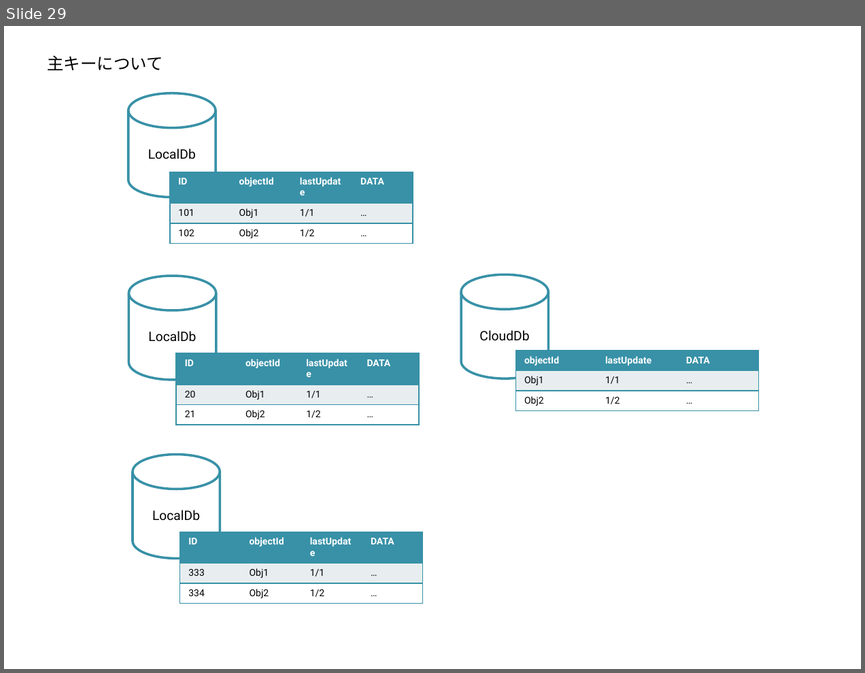
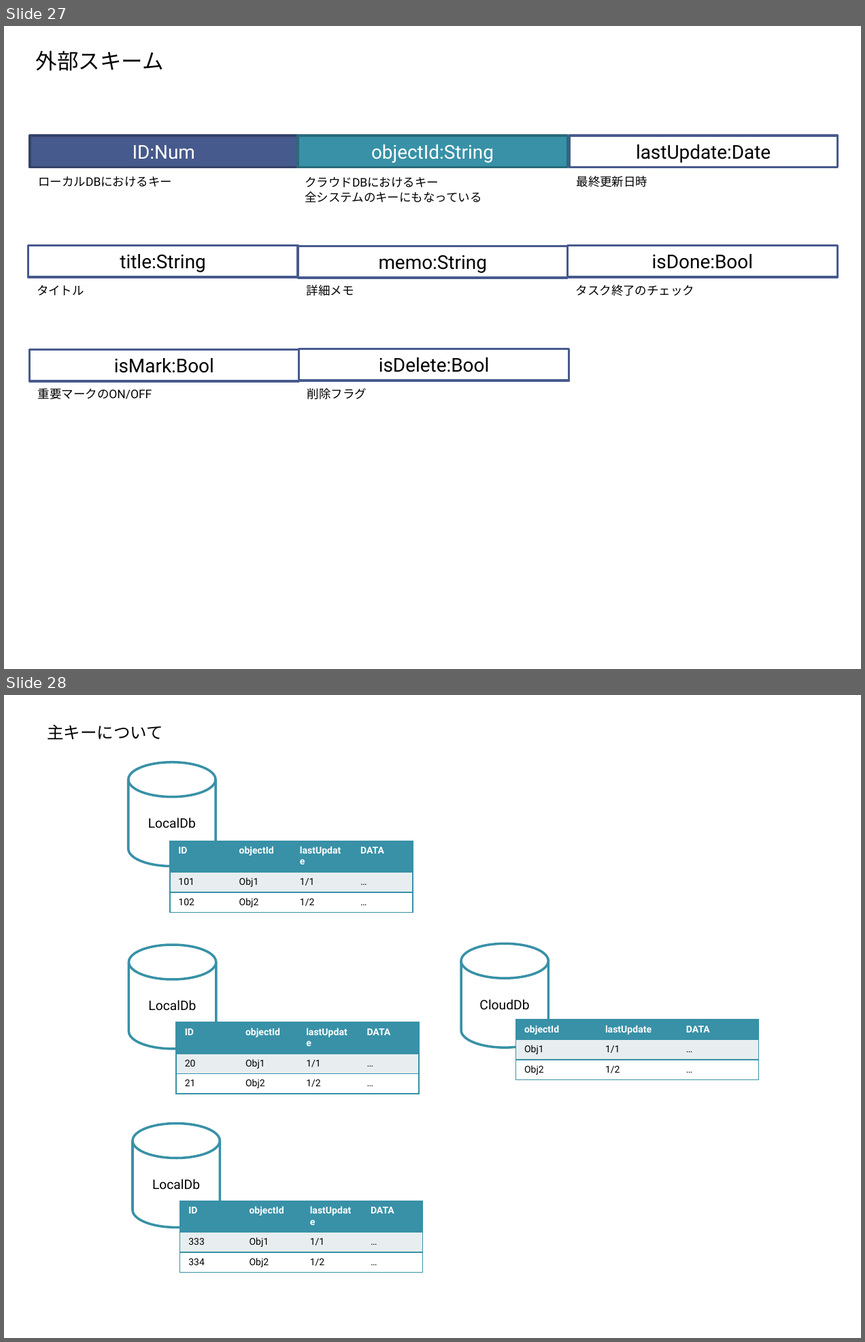
Before and after one commit to furuya02/ToDoApp, a slide deck: doc/ToDoApp.pptx. Shown one above the other, each under a label of ours: slide 29 before the commit, slides 27 and 28 after it. The pictures are 865x673 and 865x1342 pixels, drawn with LibreOffice and Linux fonts; fonts in the diff are those of the drawing. Boxes give left, top, right and bottom in pixels: in the first picture for what was removed or moved away, otherwise in the second. Text is boxed around its words. In the diff, an @@ line names an element or a change of style, - is before the commit and + after.

```diff
--- a/doc/ToDoApp.pptx
+++ b/doc/ToDoApp.pptx
@@ slide 27 added at box(4, 26, 861, 669), background #FFFFFF @@
@@ text added at box(36, 50, 164, 71), 18 pt, text #000000 @@
+外部スキーム
@@ rectangle added at box(30, 135, 297, 167), fill #475A8D, outline #354368 2 pt, 16 pt, text #FFFFFF @@
+ID:Num
@@ rectangle added at box(298, 135, 568, 167), fill #3891A7, outline #296B7C 2 pt, 16 pt, text #FFFFFF @@
+objectId:String
@@ rectangle added at box(568, 135, 837, 167), fill #FFFFFF, outline #475A8D 2 pt, 16 pt, text #000000 @@
+lastUpdate:Date
@@ text added at box(38, 176, 172, 186), 10 pt, text #000000 @@
+ローカルDBにおけるキー
@@ text added at box(305, 177, 481, 202), 10 pt, text #000000 @@
+クラウドDBにおけるキー
+全システムのキーにもなっている
@@ text added at box(577, 176, 648, 187), 10 pt, text #000000 @@
+最終更新日時
@@ rectangle added at box(28, 246, 297, 277), fill #FFFFFF, outline #475A8D 2 pt, 16 pt, text #000000 @@
+title:String
@@ rectangle added at box(298, 246, 567, 278), fill #FFFFFF, outline #475A8D 2 pt, 16 pt, text #000000 @@
+memo:String
@@ rectangle added at box(567, 246, 837, 277), fill #FFFFFF, outline #475A8D 2 pt, 16 pt, text #000000 @@
+isDone:Bool
@@ text added at box(37, 285, 84, 295), 10 pt, text #000000 @@
+タイトル
@@ text added at box(307, 284, 354, 296), 10 pt, text #000000 @@
+詳細メモ
@@ text added at box(576, 284, 694, 296), 10 pt, text #000000 @@
+タスク終了のチェック
@@ rectangle added at box(30, 349, 298, 381), fill #FFFFFF, outline #475A8D 2 pt, 16 pt, text #000000 @@
+isMark:Bool
@@ rectangle added at box(298, 349, 568, 381), fill #FFFFFF, outline #475A8D 2 pt, 16 pt, text #000000 @@
+isDelete:Bool
@@ text added at box(38, 388, 152, 399), 10 pt, text #000000 @@
+重要マークのON/OFF
@@ text added at box(307, 388, 366, 399), 10 pt, text #000000 @@
+削除フラグ
@@ what was slide 29 is now slide 28 @@
```
Also in this commit, not shown: 15 slides changed, 2 other slides added, 4 slides removed, 1 other file.
